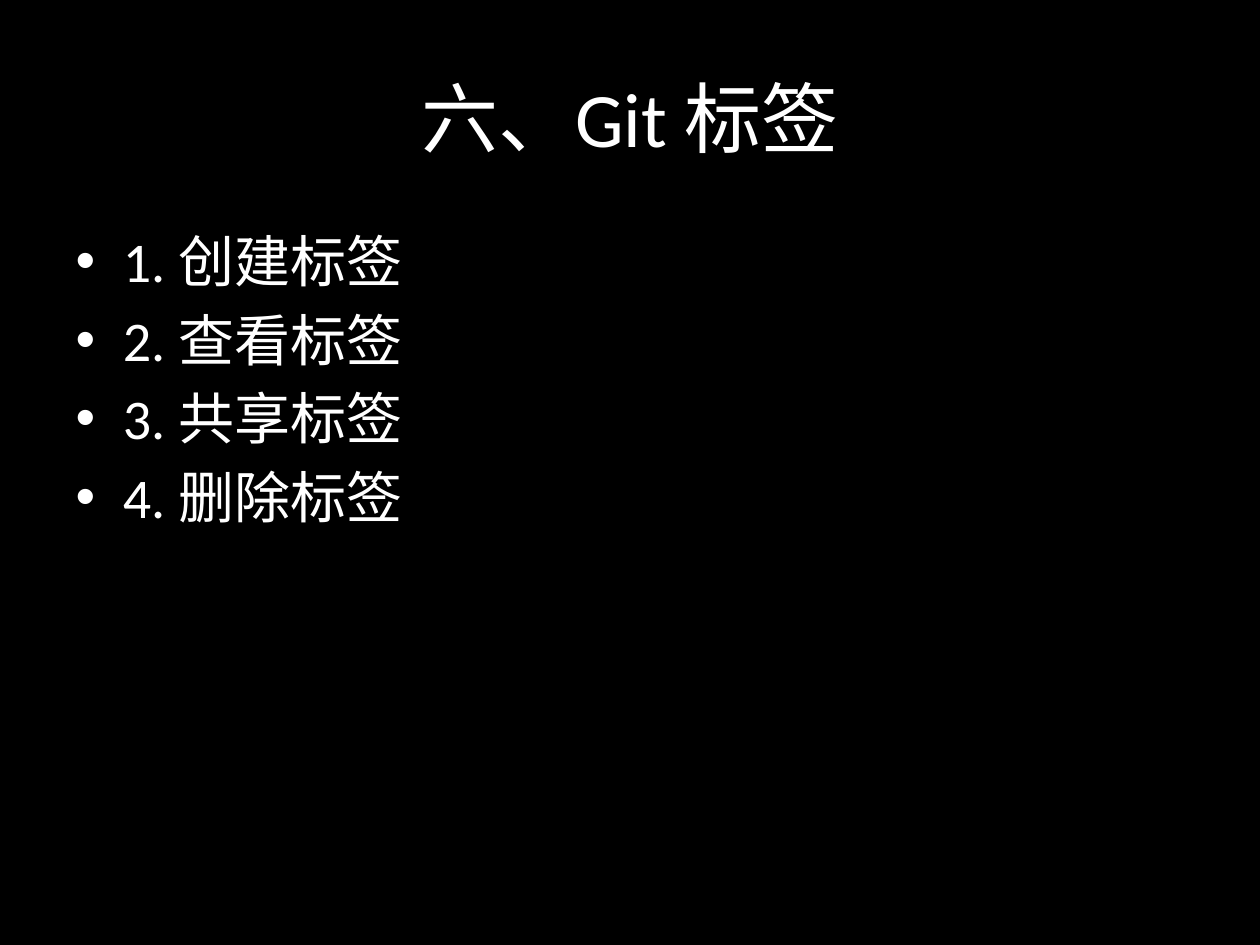
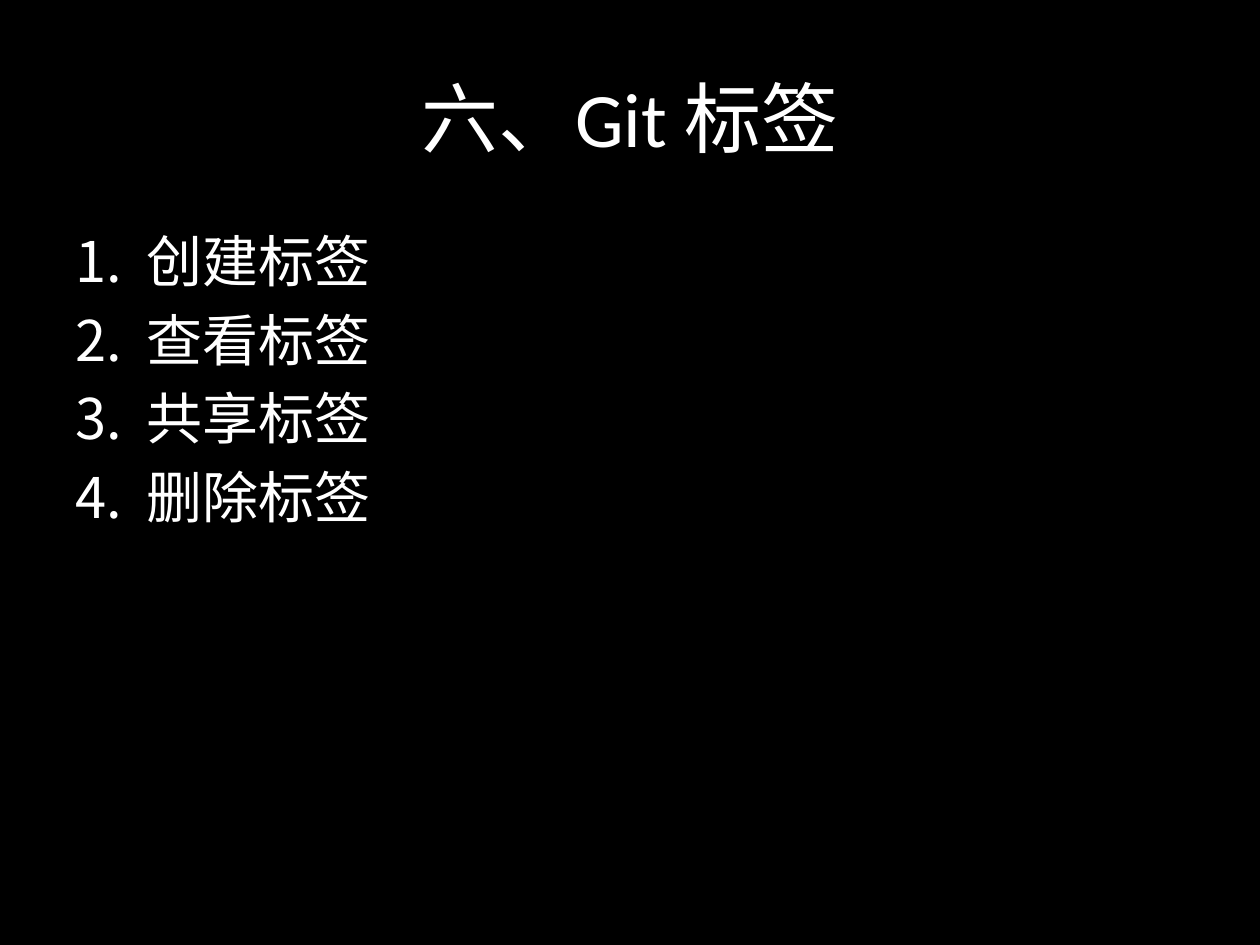
Before and after one commit to sontekliu/git-book, a slide deck: slide 41 of Git.pptx (slide 39 before the commit). Drawn at 1260x945 pixels with LibreOffice and Linux fonts; fonts in the diff are those of the drawing. Boxes give left, top, right and bottom in pixels: in the first picture for what was removed or moved away, otherwise in the second. Text is boxed around its words. In the diff, an @@ line names an element or a change of style, - is before the commit and + after.

```diff
--- a/Git.pptx
+++ b/Git.pptx
@@ text at <box>146,234,370,523</box>: text changed @@
-• 1. 创建标签
-• 2. 查看标签
-• 3. 共享标签
-• 4. 删除标签
+1. 创建标签
+2. 查看标签
+3. 共享标签
+4. 删除标签
```
Also in this commit, not shown: 18 other slides changed, 4 slides added.
